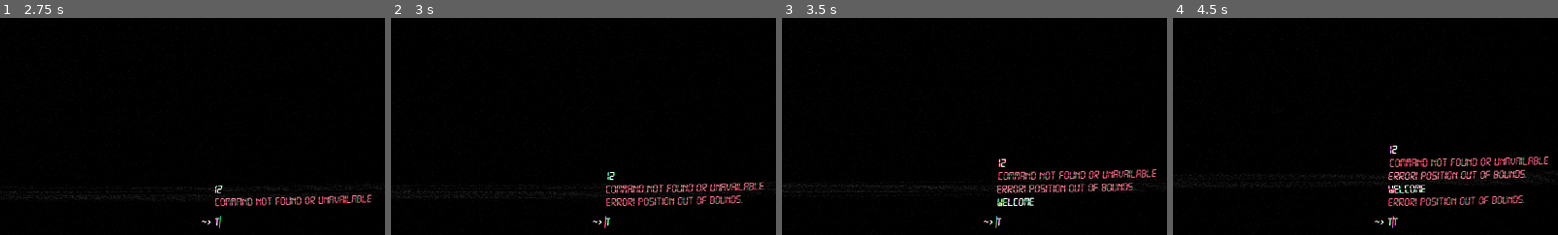
Above: before the commit, frames 1-4 (left to right).
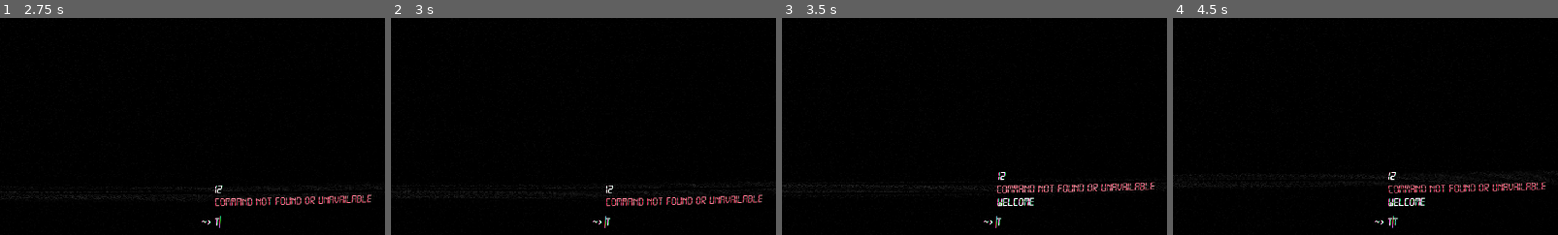
Above: after the commit, the same moments.

Repository: jwikiera/ggj23_root
Game: Godot game, scene res://Scenes/MainScene.tscn
Two runs of this game, one before a commit and one after it. Both use one fixed random seed, a clock stepped at 60 frames per second and the inputs below.
Inputs (mouse positions are % of the whole screen's width and height, from its top left):
- Up to frame 1 (2.75 s): click (88, 98) at 0.52 s; type "12" at 0.6 s; tap Enter at 1.25 s; move the mouse to (45, 70) at 1.27 s; hold Keypad 8 (num_up) from 1.28 s (still down); tap Tab (tabkey) at 1.35 s; click (45, 70) at 1.42 s; move the mouse to (80, 65) at 2.02 s; tap T at 2.1 s
- Up to frame 2 (3 s): move the mouse to (20, 35) at 2.77 s; release Keypad 8 (num_up) at 2.78 s; hold Keypad 4 (num_left) from 2.78 s (still down); tap Tab (tabkey) at 2.85 s
- Up to frame 3 (3.5 s): keep holding Keypad 4 (num_left)
- Up to frame 4 (4.5 s): move the mouse to (55, 50) at 3.52 s; tap T at 3.6 s; click (55, 50) at 3.67 s; move the mouse to (35, 25) at 4.27 s; release Keypad 4 (num_left) at 4.28 s; hold Keypad 2 (num_down) from 4.28 s (still down); tap Tab (tabkey) at 4.35 s
The pictures show only the part of the screen within x 44-94%, y 50-100%; the shares and areas given below are measured in that part.

Frame 1 is identical in both runs. In frame 2, 2.0% of the frame differs, in the area x 55-97%, y 70-88%; in frame 3, 2.1%; in frame 4, 4.0%, in the area x 55-98%, y 58-88%.

Commit message:
added cheatcode for moving with numpad (iamspeed), added timer stop cheatcode (aezakmi)

Diff:
--- a/godot_project/Scenes/MainScene.tscn
+++ b/godot_project/Scenes/MainScene.tscn
@@ -6,6 +6,7 @@
 [ext_resource path="res://Fonts/timer_font.tres" type="DynamicFont" id=4]
 [ext_resource path="res://Assets/Textures/Interface/SUCCESS.png" type="Texture" id=5]
 [ext_resource path="res://Assets/Textures/Interface/GAME_OVER.png" type="Texture" id=6]
+[ext_resource path="res://Scenes/Timer.gd" type="Script" id=7]
 
 [sub_resource type="Shader" id=3]
 code = "shader_type canvas_item;
@@ -329,6 +330,7 @@
 margin_bottom = 1012.0
 custom_fonts/font = ExtResource( 4 )
 text = "testerino"
+script = ExtResource( 7 )
 
 [node name="NbSalles" type="Label" parent="."]
 margin_left = 505.0
--- /dev/null
+++ b/godot_project/Scenes/Timer.gd
@@ -0,0 +1,17 @@
+extends Label
+
+
+var blink_timer = 40
+
+
+# Called when the node enters the scene tree for the first time.
+func _ready():
+	pass # Replace with function body.
+
+
+func _process(delta):
+	if not Globals.timer_enabled:
+		blink_timer -= 1
+		if blink_timer <= 0:
+			blink_timer = 40
+			visible = not visible
--- /dev/null
+++ b/godot_project/Scenes/aezakmi_sound.tscn
@@ -0,0 +1,7 @@
+[gd_scene load_steps=2 format=2]
+
+[ext_resource path="res://Assets/Audio/aezakmi.wav" type="AudioStream" id=1]
+
+[node name="AudioStreamPlayer" type="AudioStreamPlayer"]
+stream = ExtResource( 1 )
+volume_db = 11.787
--- a/godot_project/Scripts/Commands.gd
+++ b/godot_project/Scripts/Commands.gd
@@ -237,3 +237,10 @@
 
 func command_gameover():
 	Globals.game_over()
+
+func command_aezakmi():
+	Globals.timer_enabled = false
+	Globals.play_aezakmi()
+
+func command_iamspeed():
+	Globals.numpad_moves = true
--- a/godot_project/Scripts/Console.gd
+++ b/godot_project/Scripts/Console.gd
@@ -160,10 +160,14 @@
 	elif tlower == 'shader':
 		Commands.command_toggle_shader()
 	##################
-	# MISC COMMANDS  #
-	##################
-	elif tlower == "cursor":
+	# CHEAT CODES    #
+	##################
+	elif tlower == "cosmetics":
 		Commands.command_toggle_cursor()
+	elif tlower == "aezakmi":
+		Commands.command_aezakmi()
+	elif tlower == "iamspeed":
+		Commands.command_iamspeed()
 	##################
 	# REAL COMMANDS  #
 	##################
--- a/godot_project/Scripts/MainScene.gd
+++ b/godot_project/Scripts/MainScene.gd
@@ -41,30 +41,31 @@
 
 
 func _process(delta):
-	if Input.is_action_just_released("num_up"):
-		if Globals.player_coords.y == 0:
-			Globals.console.send_error("Error! Position out of bounds.")
-		else:
-			Globals.player_coords.y -= 1
-			Globals.player.set_position(GridUtils.get_physical_coords_of_grid_index(Globals.current_folder, Globals.player_coords))
-	if Input.is_action_just_released("num_down"):
-		if Globals.player_coords.y == Globals.current_folder.cell_amount_y - 1:
-			Globals.console.send_error("Error! Position out of bounds.")
-		else:
-			Globals.player_coords.y += 1
-			Globals.player.set_position(GridUtils.get_physical_coords_of_grid_index(Globals.current_folder, Globals.player_coords))
-	if Input.is_action_just_released("num_left"):
-		if Globals.player_coords.x == 0:
-			Globals.console.send_error("Error! Position out of bounds.")
-		else:
-			Globals.player_coords.x -= 1
-			Globals.player.set_position(GridUtils.get_physical_coords_of_grid_index(Globals.current_folder, Globals.player_coords))
-	if Input.is_action_just_released("num_right"):
-		if Globals.player_coords.x == Globals.current_folder.cell_amount_x - 1:
-			Globals.console.send_error("Error! Position out of bounds.")
-		else:
-			Globals.player_coords.x += 1
-			Globals.player.set_position(GridUtils.get_physical_coords_of_grid_index(Globals.current_folder, Globals.player_coords))
+	if Globals.numpad_moves:
+		if Input.is_action_just_released("num_up"):
+			if Globals.player_coords.y == 0:
+				Globals.console.send_error("Error! Position out of bounds.")
+			else:
+				Globals.player_coords.y -= 1
+				Globals.player.set_position(GridUtils.get_physical_coords_of_grid_index(Globals.current_folder, Globals.player_coords))
+		if Input.is_action_just_released("num_down"):
+			if Globals.player_coords.y == Globals.current_folder.cell_amount_y - 1:
+				Globals.console.send_error("Error! Position out of bounds.")
+			else:
+				Globals.player_coords.y += 1
+				Globals.player.set_position(GridUtils.get_physical_coords_of_grid_index(Globals.current_folder, Globals.player_coords))
+		if Input.is_action_just_released("num_left"):
+			if Globals.player_coords.x == 0:
+				Globals.console.send_error("Error! Position out of bounds.")
+			else:
+				Globals.player_coords.x -= 1
+				Globals.player.set_position(GridUtils.get_physical_coords_of_grid_index(Globals.current_folder, Globals.player_coords))
+		if Input.is_action_just_released("num_right"):
+			if Globals.player_coords.x == Globals.current_folder.cell_amount_x - 1:
+				Globals.console.send_error("Error! Position out of bounds.")
+			else:
+				Globals.player_coords.x += 1
+				Globals.player.set_position(GridUtils.get_physical_coords_of_grid_index(Globals.current_folder, Globals.player_coords))
 
 	update()
 	label_timer.text = Globals.print_timer()
--- a/godot_project/Singletons/Globals.gd
+++ b/godot_project/Singletons/Globals.gd
@@ -12,6 +12,7 @@
 var current_folder: Folder
 var timer_maximal: float = 5*60
 var timer_principal: float = timer_maximal # en seconde
+var timer_enabled = true
 
 var intro_music
 var background_music
@@ -20,6 +21,7 @@
 var message_sound
 var engage_sound
 var boot_sound
+var aezakmi_sound
 
 var _grid_margin = 12
 var _console_width: float = 30 #(percentage)
@@ -30,6 +32,7 @@
 var seed_ = 42
 var has_greeted = false
 var game_has_started = false
+var numpad_moves = false
 
 var passwords_dictionnary
 var has_succeeded: bool = false
@@ -141,6 +144,8 @@
 	console.add_child(engage_sound)
 	message_sound = load("res://Scenes/message_sound.tscn").instance()
 	console.add_child(message_sound)
+	aezakmi_sound = load("res://Scenes/aezakmi_sound.tscn").instance()
+	console.add_child(aezakmi_sound)
 
 	#print(console_font.size)
 	root = load("res://Elements/Folder.tscn").instance()
@@ -154,7 +159,7 @@
 	#root.print()
 
 func _process(delta):
-	if game_has_started and not has_failed and not has_succeeded:
+	if game_has_started and not has_failed and not has_succeeded and timer_enabled:
 		timer_principal -= delta
 
 	if timer_principal <= 0:
@@ -423,3 +428,7 @@
 
 func play_engage():
 	engage_sound.play()
+
+func play_aezakmi():
+	aezakmi_sound.play()
+	timer_enabled = false
Not shown, added: godot_project/Assets/Audio/aezakmi.wav.import
Not shown: 1 places in godot_project/Scenes/MainScene.tscn that only renumber resources
Not shown, added: godot_project/Assets/Audio/aezakmi.wav
